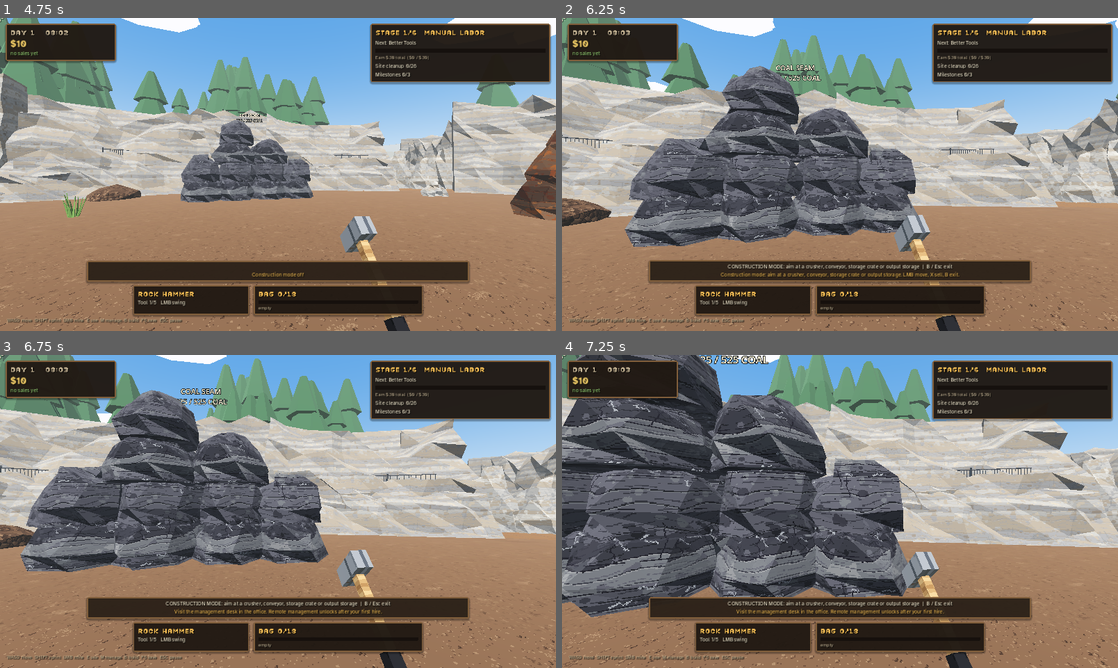
Above: before the commit, frames 1-4 (two rows, left to right).
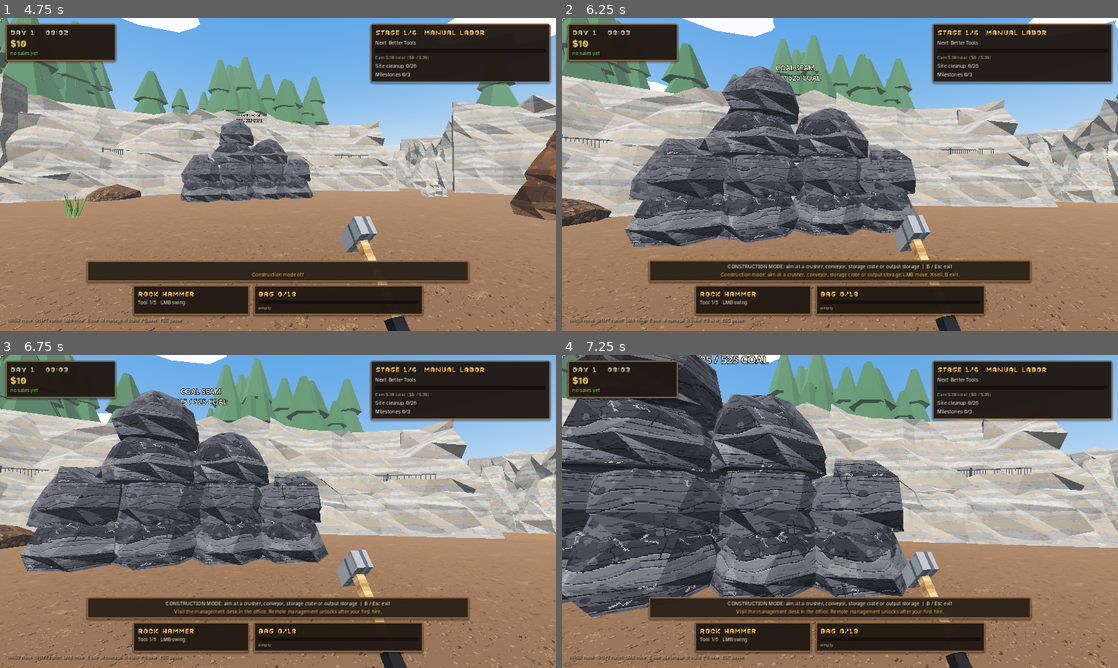
Above: after the commit, the same moments.

Repository: jafetmora79-lab/Quarry-Days
Game: Godot game, scene res://Main.tscn
Two runs of this game, one before a commit and one after it. Both use one fixed random seed, a clock stepped at 60 frames per second and the inputs below.
Inputs (mouse positions are in pixels of both pictures, inside the frame that each line leads up to):
- Up to frame 1 (4.75 s): tap Enter at 0.5 s; move the mouse to (272, 180) at 0.52 s; hold E (interact) 0.53-1.28 s; hold W (move_forward) 0.53-2.78 s; click (272, 180) at 0.67 s; tap Space at 0.77, 1.52, 3.02, 3.77, 4.52 s; tap Shift (sprint) at 0.8, 1.35, 3.05 s; move the mouse to (316, 177) at 1.27 s; tap B at 1.55, 2.1, 3.8 s; move the mouse to (233, 171) at 2.02 s; hold E (interact) 2.03-2.78 s; move the mouse to (283, 174) at 2.77 s; hold A (move_left) 2.78-3.53 s; tap E (interact) at 2.85, 4.55 s; click (283, 174) at 2.92 s; move the mouse to (255, 168) at 3.52 s; hold P (place_machine) 3.53-4.28 s; hold W (move_forward) from 3.53 s (still down); move the mouse to (305, 174) at 4.27 s; tap R (rotate_machine) at 4.35 s
- Up to frame 2 (6.25 s): move the mouse to (812, 174) at 5.02 s; hold Shift (sprint) 5.03-5.78 s; click (812, 174) at 5.17 s; move the mouse to (851, 168) at 5.77 s; release W (move_forward) at 5.78 s; hold D (move_right) from 5.78 s (still down); tap B at 5.85 s; tap Space at 6.02 s
- Up to frame 3 (6.75 s): move the mouse to (272, 517) at 6.52 s; release D (move_right) at 6.53 s; hold W (move_forward) from 6.53 s (still down); hold E (interact) from 6.53 s (still down); tap M at 6.6 s
- Up to frame 4 (7.25 s): keep holding W (move_forward); keep holding E (interact); tap Space at 6.77 s

Frame 1 is identical in both runs. In frame 2, 0.1% of the frame differs, in the area x 0-100%, y 0-100%; in frame 3, less than 0.1%; in frame 4, less than 0.1%.

Commit message:
Service gate: garage back door, delivery drivers, walk-in hires (WIP, delivery test pending)
Co-Authored-By: Claude Sonnet 5.5 <noreply@anthropic.com>
Claude-Session: https://claude.ai/code/session_01BdFm1yVtnu8eVQTLcJwNBQ

Diff:
--- a/scripts/art/quarry_art.gd
+++ b/scripts/art/quarry_art.gd
@@ -432,13 +432,23 @@
 	var z1 := 22.4
 	var cx := (x0 + x1) * 0.5
 	var w := x1 - x0
-	solid("Garage back wall", Vector3(cx, 2.0, z1), Vector3(w, 4.0, 0.25))
+	# The back wall has a big service door (see scripts/delivery.gd): deliveries and new hires come in through it.
+	var dx0: float = QuarryDelivery.DOOR_X - QuarryDelivery.DOOR_W * 0.5
+	var dx1: float = QuarryDelivery.DOOR_X + QuarryDelivery.DOOR_W * 0.5
+	for seg in [[x0, dx0], [dx1, x1]]:
+		var sc: float = (float(seg[0]) + float(seg[1])) * 0.5
+		var sw: float = float(seg[1]) - float(seg[0])
+		solid("Garage back wall", Vector3(sc, 2.0, z1), Vector3(sw, 4.0, 0.25))
+		bx("Corrugated", Vector3(sc, 2.0, z1), Vector3(sw, 4.0, 0.2))
+		bx(M_FOUNDATION, Vector3(sc, 0.2, z1), Vector3(sw + 0.1, 0.4, 0.3))
+	bx("Corrugated", Vector3(QuarryDelivery.DOOR_X, 3.95, z1), Vector3(QuarryDelivery.DOOR_W + 0.4, 0.5, 0.2))   # header over the door
+	for dxp in [dx0 - 0.1, dx1 + 0.1]:
+		bx("SteelGreen", Vector3(dxp, 2.0, z1 + 0.02), Vector3(0.25, 4.0, 0.34))
+	bx("Hazard", Vector3(QuarryDelivery.DOOR_X, 3.65, z1 - 0.12), Vector3(QuarryDelivery.DOOR_W, 0.16, 0.04))
 	solid("Garage wall", Vector3(x0, 2.0, (z0 + z1) * 0.5), Vector3(0.25, 4.0, z1 - z0))
 	solid("Garage wall", Vector3(x1, 2.0, (z0 + z1) * 0.5), Vector3(0.25, 4.0, z1 - z0))
-	bx("Corrugated", Vector3(cx, 2.0, z1), Vector3(w, 4.0, 0.2))
 	bx("Corrugated", Vector3(x0, 2.0, (z0 + z1) * 0.5), Vector3(0.2, 4.0, z1 - z0))
 	bx("Corrugated", Vector3(x1, 2.0, (z0 + z1) * 0.5), Vector3(0.2, 4.0, z1 - z0))
-	bx(M_FOUNDATION, Vector3(cx, 0.2, z1), Vector3(w + 0.1, 0.4, 0.3))
 	for x in [x0, x1]:
 		bx(M_FOUNDATION, Vector3(x, 0.2, (z0 + z1) * 0.5), Vector3(0.3, 0.4, z1 - z0))
 	# steel frame: front columns, I-beam, roof trusses
@@ -457,7 +467,7 @@
 	prop(P_WORKBENCH, Vector3(x0 + 0.55, 0.0, 19.6), PI * 0.5)
 	prop(P_TOOLBOX, Vector3(x0 + 0.5, 0.95, 19.2), PI * 0.5)
 	prop(P_SHELF, Vector3(x0 + 0.4, 0.0, 21.5), PI * 0.5)
-	prop(P_SHELF, Vector3(1.2, 0.0, z1 - 0.4), PI)
+	prop(P_SHELF, Vector3(11.8, 0.0, z1 - 0.4), PI)
 	prop(P_SHELF, Vector3(5.2, 0.0, z1 - 0.4), PI)
 	prop(P_ELEC, Vector3(9.8, 0.0, z1 - 0.35), PI)
 	prop(P_BOXES, Vector3(14.0, 0.0, 21.6), -PI * 0.5)
@@ -466,7 +476,7 @@
 	prop(P_CONE, Vector3(x0 + 1.0, 0.0, 17.2))
 	for k in range(3):                                                                   # oil drums
 		MeshKit.frustum_into(soup("PaintRed" if k != 1 else "SteelGreen"), Vector3(13.7 - 0.6 * (k % 2), 0, 19.0 + 0.62 * k), 0.29, 0.29, 0.88, 8)
-	solid("Garage shelving", Vector3(cx, 0.9, z1 - 0.45), Vector3(w - 0.4, 1.8, 0.6))       # behind the bays
+	solid("Garage shelving", Vector3((dx1 + x1) * 0.5, 0.9, z1 - 0.45), Vector3(x1 - dx1 - 0.4, 1.8, 0.6))       # behind the bays, clear of the door
 	solid("Garage workbench", Vector3(x0 + 0.5, 0.5, 20.2), Vector3(0.75, 1.0, 3.6))
 	solid("Garage drums", Vector3(13.6, 0.45, 19.6), Vector3(0.9, 0.9, 1.9))
 	light(Vector3(cx - 5, 4.0, 19.5), Color(0.9, 0.95, 1.0), 1.2, 9.0)
--- /dev/null
+++ b/scripts/delivery.gd
@@ -0,0 +1,283 @@
+extends Node
+class_name QuarryDelivery
+## The quarry's service gate and garage door. A tunnel mouth in the south ring road opens onto the back of the
+## equipment garage, which has a big roll-up door. New machinery is driven in through it by a delivery driver (an
+## NPC) who parks it in its bay, hops out and walks back out; newly hired workers walk in through the same gate.
+## The door rolls up by itself when anyone (player, driver, vehicle, worker) is close, and closes behind them.
+
+const DOOR_X := 0.5
+const DOOR_Z := 22.4
+const DOOR_W := 5.4
+const DOOR_H := 3.7
+const GATE := Vector3(0.5, 0.05, 28.3)     ## where drivers and new hires step out of the tunnel mouth
+const VEHICLE_SPEED := 3.6
+const WALK_SPEED := 2.4
+
+var game
+var pivot: Node3D
+var body: StaticBody3D
+var open_amount := 0.0
+var jobs: Array = []                        ## active deliveries: {vehicle, driver, slot, stage, wps}
+var reserved: Array = []                    ## bays promised to a delivery in progress
+var delivered := 0                          ## completed deliveries (tests)
+var entered := 0                            ## workers who stepped out of the gate (tests)
+
+func build(main_node) -> void:
+	game = main_node
+	name = "Delivery"
+	game.add_child(self)
+	# the roll-up door: a pivot at the top of the opening that the shutter scales into
+	pivot = Node3D.new()
+	pivot.position = Vector3(DOOR_X, DOOR_H, DOOR_Z)
+	game.world.add_child(pivot)
+	var panel := MeshInstance3D.new()
+	var bm := BoxMesh.new()
+	bm.size = Vector3(DOOR_W, DOOR_H, 0.14)
+	panel.mesh = bm
+	panel.position = Vector3(0, -DOOR_H * 0.5, 0)
+	panel.material_override = MeshKit.mat("Corrugated")
+	pivot.add_child(panel)
+	for k in range(5):
+		var rib := MeshInstance3D.new()
+		var rm := BoxMesh.new()
+		rm.size = Vector3(DOOR_W - 0.1, 0.08, 0.2)
+		rib.mesh = rm
+		rib.position = Vector3(0, -0.4 - 0.7 * k, 0)
+		rib.material_override = MeshKit.flat(Color(0.30, 0.34, 0.32))
+		pivot.add_child(rib)
+	body = StaticBody3D.new()
+	body.name = "Garage door"
+	body.position = Vector3(DOOR_X, DOOR_H * 0.5, DOOR_Z)
+	body.set_meta("nav_skip", true)         # workers path through; the door opens as they come close
+	body.set_meta("art", true)
+	var cs := CollisionShape3D.new()
+	var bs := BoxShape3D.new()
+	bs.size = Vector3(DOOR_W, DOOR_H, 0.25)
+	cs.shape = bs
+	body.add_child(cs)
+	game.world.add_child(body)
+	_build_gate()
+
+## Tunnel mouth in the ring road: stone portal, dark opening, hazard header, sign and a short haul road.
+func _build_gate() -> void:
+	var z := GATE.z + 1.2
+	var stone := MeshKit.mat("RockLimestone")
+	for sx in [-1.0, 1.0]:
+		var post := MeshInstance3D.new()
+		var pm := BoxMesh.new()
+		pm.size = Vector3(1.4, 5.6, 1.8)
+		post.mesh = pm
+		post.position = Vector3(DOOR_X + sx * 4.1, 2.8, z)
+		post.material_override = stone
+		game.world.add_child(post)
+	var lintel := MeshInstance3D.new()
+	var lm := BoxMesh.new()
+	lm.size = Vector3(9.6, 1.3, 1.8)
+	lintel.mesh = lm
+	lintel.position = Vector3(DOOR_X, 5.0, z)
+	lintel.material_override = stone
+	game.world.add_child(lintel)
+	var hole := MeshInstance3D.new()
+	var hm := BoxMesh.new()
+	hm.size = Vector3(6.8, 4.4, 0.3)
+	hole.mesh = hm
+	hole.position = Vector3(DOOR_X, 2.2, z + 0.8)
+	hole.material_override = MeshKit.flat(Color(0.03, 0.03, 0.035))
+	game.world.add_child(hole)
+	var stripe := MeshInstance3D.new()
+	var sm := BoxMesh.new()
+	sm.size = Vector3(6.8, 0.18, 0.1)
+	stripe.mesh = sm
+	stripe.position = Vector3(DOOR_X, 4.4, z - 0.92)
+	stripe.material_override = MeshKit.mat("Hazard")
+	game.world.add_child(stripe)
+	var road := MeshInstance3D.new()
+	var rm := BoxMesh.new()
+	rm.size = Vector3(6.4, 0.03, 7.0)
+	road.mesh = rm
+	road.position = Vector3(DOOR_X, 0.025, 25.6)
+	road.material_override = MeshKit.mat("GroundRoad")
+	game.world.add_child(road)
+	# keep the portal solid except for the opening (so nobody walks around it onto the embankment)
+	for sx in [-1.0, 1.0]:
+		var wall := StaticBody3D.new()
+		wall.name = "Gate post"
+		wall.position = Vector3(DOOR_X + sx * 4.1, 2.8, z)
+		wall.set_meta("nav_skip", false)
+		var c := CollisionShape3D.new()
+		var b := BoxShape3D.new()
+		b.size = Vector3(1.4, 5.6, 1.8)
+		c.shape = b
+		wall.add_child(c)
+		game.world.add_child(wall)
+	var back := StaticBody3D.new()
+	back.name = "Gate back"
+	back.position = Vector3(DOOR_X, 2.2, z + 1.1)
+	var bc := CollisionShape3D.new()
+	var bb := BoxShape3D.new()
+	bb.size = Vector3(9.6, 4.4, 0.4)
+	bc.shape = bb
+	back.add_child(bc)
+	game.world.add_child(back)
+
+## Where a newly hired worker steps out (spread a little so several hires do not stack).
+func gate_point(k := 0) -> Vector3:
+	entered += 1
+	return GATE + Vector3(float(k % 3 - 1) * 0.9, 0.0, -float(k / 3) * 0.9)
+
+func _near_door(p: Vector3, r := 4.6) -> bool:
+	return Vector2(p.x, p.z).distance_to(Vector2(DOOR_X, DOOR_Z)) < r
+
+func _anyone_near() -> bool:
+	if game.driving:
+		if _near_door(game.driving.global_position, 6.0):
+			return true
+	elif game.player and _near_door(game.player.global_position):
+		return true
+	for j in jobs:
+		if _near_door(j["vehicle"].global_position, 6.0):
+			return true
+	for w in game.worker_nodes.values():
+		if _near_door(w.global_position):
+			return true
+	return false
+
+func is_open() -> bool:
+	return open_amount > 0.85
+
+# --------------------------------------------------------------- deliveries
+
+## Called right after fleet.buy: the new machine is put at the tunnel mouth and driven to its bay.
+func start(vehicle_id: int, slot: Vector3) -> bool:
+	var v = game.vehicle_nodes.get(vehicle_id)
+	if v == null:
+		return false
+	reserved.append(slot)
+	v.set_meta("delivering", true)
+	v.collision_layer = 0
+	v.collision_mask = 0
+	v.global_position = Vector3(DOOR_X, 0.05, GATE.z)
+	v.rotation.y = 0.0
+	var wps: Array = [Vector3(DOOR_X, 0.05, 24.8), Vector3(DOOR_X, 0.05, 21.0)]
+	if absf(slot.x - DOOR_X) > 1.2:
+		wps.append(Vector3(slot.x, 0.05, 21.0))
+	wps.append(slot)
+	var driver := _make_driver()
+	v.add_child(driver)
+	driver.position = Vector3(0.0, 1.0, 0.3)
+	jobs.append({"vehicle": v, "driver": driver, "slot": slot, "stage": "drive", "wps": wps, "t": 0.0})
+	return true
+
+func _make_driver() -> Node3D:
+	var d := Node3D.new()
+	d.name = "DeliveryDriver"
+	var vest := MeshKit.flat(Color(0.95, 0.48, 0.10))
+	var pants := MeshKit.flat(Color(0.20, 0.24, 0.32))
+	var skin := MeshKit.flat(Color(0.80, 0.62, 0.48))
+	var hat := MeshKit.flat(Color(0.95, 0.82, 0.15))
+	var parts := [[Vector3(0, 0.45, 0), Vector3(0.5, 0.9, 0.3), pants], [Vector3(0, 1.1, 0), Vector3(0.52, 0.62, 0.32), vest],
+		[Vector3(0, 1.62, 0), Vector3(0.3, 0.3, 0.3), skin], [Vector3(0, 1.84, 0), Vector3(0.36, 0.14, 0.36), hat]]
+	for p in parts:
+		var m := MeshInstance3D.new()
+		var b := BoxMesh.new()
+		b.size = p[1]
+		m.mesh = b
+		m.position = p[0]
+		m.material_override = p[2]
+		d.add_child(m)
+	return d
+
+func _physics_process(delta: float) -> void:
+	var want := 1.0 if _anyone_near() else 0.0
+	open_amount = move_toward(open_amount, want, delta * 0.9)
+	var e := smoothstep(0.0, 1.0, open_amount)
+	pivot.scale.y = lerpf(1.0, 0.06, e)
+	body.get_child(0).disabled = open_amount > 0.7
+	for j in jobs.duplicate():
+		_step_job(j, delta)
+
+func _step_job(j: Dictionary, delta: float) -> void:
+	var v: QuarryVehicle = j["vehicle"]
+	if not is_instance_valid(v):
+		jobs.erase(j)
+		reserved.erase(j["slot"])
+		return
+	match str(j["stage"]):
+		"drive":
+			if v.global_position.z < DOOR_Z + 1.0 and v.global_position.z > DOOR_Z - 1.0 and open_amount < 0.85:
+				v.speed = 0.0                   # waits for the shutter
+				return
+			var wps: Array = j["wps"]
+			var target: Vector3 = wps[0]
+			var to: Vector3 = target - v.global_position
+			to.y = 0.0
+			if to.length() < 0.25:
+				wps.pop_front()
+				if wps.is_empty():
+					v.global_position = j["slot"]
+					v.rotation.y = 0.0
+					v.speed = 0.0
+					_unload_driver(j)
+					return
+				return
+			var want_yaw := atan2(-to.x, -to.z)
+			v.rotation.y = lerp_angle(v.rotation.y, want_yaw, minf(1.0, delta * 3.0))
+			var turn := absf(angle_difference(v.rotation.y, want_yaw))
+			var sp := VEHICLE_SPEED * (0.35 if turn > 0.5 else 1.0)
+			v.speed = sp
+			v.global_position += to.normalized() * minf(sp * delta, to.length())
+		"walk":
+			var d: Node3D = j["driver"]
+			var wps: Array = j["wps"]
+			var target: Vector3 = wps[0]
+			var to: Vector3 = target - d.global_position
+			to.y = 0.0
+			if to.length() < 0.2:
+				wps.pop_front()
+				if wps.is_empty():
+					d.queue_free()
+					_finish(j)
+				return
+			d.rotation.y = atan2(-to.x, -to.z)
+			j["t"] = float(j["t"]) + delta
+			d.global_position += to.normalized() * minf(WALK_SPEED * delta, to.length())
+			d.global_position.y = 0.0 + absf(sin(float(j["t"]) * 7.0)) * 0.05
+
+func _unload_driver(j: Dictionary) -> void:
+	var v: QuarryVehicle = j["vehicle"]
+	var d: Node3D = j["driver"]
+	var from := d.global_position
+	v.remove_child(d)
+	game.add_child(d)
+	d.global_position = v.global_position + Vector3(1.9, 0.0, 0.8)
+	# the vehicle is a normal parked machine from here on
+	v.remove_meta("delivering")
+	v.collision_layer = 8
+	v.collision_mask = 1 | 4 | 8 | 16
+	v.settled_frames = 0
+	v.safe_position = v.global_position
+	v.safe_yaw = 0.0
+	game.nav_dirty = true
+	var slot: Vector3 = j["slot"]
+	j["stage"] = "walk"
+	j["wps"] = [Vector3(minf(slot.x + 2.0, 13.4), 0, 21.0), Vector3(DOOR_X + 0.8, 0, 21.0), Vector3(DOOR_X + 0.8, 0, 24.8), Vector3(DOOR_X, 0, GATE.z + 0.6)]
+	from = from # (kept for clarity: the driver steps out beside the cab)
+
+func _finish(j: Dictionary) -> void:
+	reserved.erase(j["slot"])
+	jobs.erase(j)
+	delivered += 1
+
+## Completes every running delivery at once (machine on its bay, driver gone). Used by tests and when a save is loaded.
+func finish_all() -> void:
+	for j in jobs.duplicate():
+		var v: QuarryVehicle = j["vehicle"]
+		if is_instance_valid(v):
+			v.global_position = j["slot"]
+			v.rotation.y = 0.0
+			v.speed = 0.0
+			if str(j["stage"]) == "drive":
+				_unload_driver(j)
+			if is_instance_valid(j["driver"]):
+				j["driver"].queue_free()
+		_finish(j)
--- a/scripts/main.gd
+++ b/scripts/main.gd
@@ -88,6 +88,7 @@
 var sleep_timer := 0.0
 var _late_day := -1             # day on which the "go home to sleep" hint was shown
 var landscape: QuarryLandscape  # sky, clouds, distant mountains and forest (no collision)
+var delivery: QuarryDelivery    # service gate, garage door, delivery drivers and walk-in hires
 var pit_zone: QuarryPitZone     # Phase 6.3a: the new pit area behind the north-east gate
 var pit_retired: Array = []     # ring pieces retired to make the gate (for tests)
 var cleanup_nodes := {}      # Phase 6.2: weed clumps and rubble heaps still on the site (id -> body)
@@ -151,6 +152,8 @@
 	art.build_environment(self)
 	_carve_hillside_site()
 	_build_pit_zone()
+	delivery = QuarryDelivery.new()
+	delivery.build(self)
 	landscape = LandscapeScript.new()
 	landscape.build(self)
 	_spawn_cleanup()
@@ -2088,7 +2091,7 @@
 			w.position = Vector3(float(p[0]), maxf(0.05, float(p[1])), float(p[2]))
 			w.rotation.y = float(e.get("yaw", 0.0))
 		else:
-			w.position = break_spot(business.employees.find(e)) + Vector3(0, 0.05, 0)
+			w.position = delivery.gate_point(business.employees.find(e)) if delivery else break_spot(business.employees.find(e)) + Vector3(0, 0.05, 0)
 		workers_root.add_child(w)
 		worker_nodes[id] = w
 
@@ -2106,7 +2109,7 @@
 	if business.employees.size() == 1:
 		hud.toast("First employee: " + str(e["name"]), "They'll mine right beside you.", "milestone")
 		_sfx_unlock()
-	return "Hired %s. They will head to the break area, then to work during their shift." % e["name"]
+	return "Hired %s. They walk in through the service gate, then head to work during their shift." % e["name"]
 
 func ui_fire(id: int) -> String:
 	var e := business.employee(id)
@@ -2341,7 +2344,7 @@
 func free_parking_slot() -> Variant:
 	for slot in fleet.cfg.get("parking", []):
 		var pos := Vector3(float(slot[0]), 0.05, float(slot[2]))
-		if _near_vehicle(pos, 3.5):
+		if _near_vehicle(pos, 3.5) or (delivery and delivery.reserved.has(pos)):
 			continue
 		var shape := BoxShape3D.new()
 		shape.size = Vector3(2.6, 1.8, 4.8)
@@ -2354,7 +2357,7 @@
 	return null
 
 func enter_vehicle(v: QuarryVehicle) -> void:
-	if driving or v == null:
+	if driving or v == null or v.has_meta("delivering"):
 		return
 	driving = v
 	v.driven = true
@@ -2602,9 +2605,11 @@
 	var slot = free_parking_slot()
 	if slot == null:
 		return "Equipment parking is blocked - clear a parking bay south of the yard"
-	fleet.buy(type, slot, 0.0)
+	var rec := fleet.buy(type, slot, 0.0)
 	_sync_vehicles()
 	nav_dirty = true
+	if delivery and not rec.is_empty() and delivery.start(int(rec["id"]), slot):
+		return "%s is being driven in through the service door to the equipment parking area." % fleet.spec(type)["title"]
 	return "%s delivered to the equipment parking area." % fleet.spec(type)["title"]
 
 func ui_vehicle_upgrade(key: String) -> String:
--- a/scripts/vehicle.gd
+++ b/scripts/vehicle.gd
@@ -153,6 +153,9 @@
 		speed = move_toward(speed, 0.0, 1.6 * delta) # rolling resistance: heavy, coasts a little
 	var steer_grip := clampf(speed / 2.5, -1.0, 1.0)
 	rotation.y -= steer * float(s["turn"]) * steer_grip * delta
+	if has_meta("delivering"):
+		_animate(delta) # an NPC is driving it into its bay (see scripts/delivery.gd)
+		return
 	var parked := not driven and absf(speed) < 0.01 and is_on_floor() and settled_frames > 5
 	if parked:
 		_animate(delta)
--- /dev/null
+++ b/tests/test_delivery.gd
@@ -0,0 +1,79 @@
+extends SceneTree
+## Service gate: a delivery driver brings new machinery in through the garage door, parks it and walks out;
+## hired workers walk in through the gate.
+##   godot --headless --fixed-fps 60 -s tests/test_delivery.gd
+
+var checks := 0
+var failures := []
+
+func check(c: bool, label: String) -> void:
+	checks += 1
+	if not c:
+		failures.append(label)
+		printerr("FAIL: " + label)
+	else:
+		print("PASS: " + label)
+
+func _initialize() -> void:
+	call_deferred("run")
+
+func frames(n: int, until: Callable = Callable()) -> int:
+	for i in range(n):
+		await physics_frame
+		if until.is_valid() and until.call():
+			return i
+	return n
+
+func run() -> void:
+	var game = load("res://Main.tscn").instantiate()
+	root.add_child(game)
+	await process_frame
+	for i in range(4):
+		await physics_frame
+	game.hud.close_card()
+	await process_frame
+	game.hud.close_card()
+	await process_frame
+	var d: QuarryDelivery = game.delivery
+	check(d != null, "A the world has a delivery service")
+	check(game.get_node_or_null("Delivery") != null, "A built into the scene")
+	game.prog.cleanup["done"] = true
+	game.business.milestones["mechanized"] = true
+	game.prog.stage = game.prog.stage_index("large")
+	game.state.money = 50000
+	var msg: String = game.ui_buy_vehicle("loader")
+	check(msg.ends_with("parking area."), "B buying a loader is accepted: " + msg)
+	check(d.jobs.size() == 1, "B a delivery job started")
+	var v = d.jobs[0]["vehicle"]
+	var slot: Vector3 = d.jobs[0]["slot"]
+	check(v.global_position.z > 27.0, "B the machine starts at the tunnel mouth in the south")
+	check(v.has_meta("delivering") and v.collision_layer == 0, "B it is not drivable while being delivered")
+	check(d.jobs[0]["driver"].get_parent() == v, "B a driver sits in the cab")
+	game.enter_vehicle(v)
+	check(game.driving == null, "B the player cannot get in while it is being delivered")
+	check(game.free_parking_slot() != slot, "B the bay is reserved")
+	var passed_door := false
+	var opened := false
+	for i in range(900):
+		await physics_frame
+		if d.jobs.is_empty():
+			break
+		if absf(v.global_position.z - d.DOOR_Z) < 0.5:
+			passed_door = true
+			opened = opened or d.is_open()
+	check(passed_door and opened, "C the door rolls up before the machine goes through")
+	await frames(240, func(): return d.delivered > 0)
+	check(d.delivered == 1 and d.jobs.is_empty(), "C the driver finished: machine parked, driver gone")
+	check(v.global_position.distance_to(slot) < 0.3 and not v.has_meta("delivering") and v.collision_layer == 8, "C it ended on its bay and is a normal machine again")
+	check(not d.reserved.has(slot), "C the bay is released")
+	await frames(120)
+	check(d.open_amount < 0.2, "C the door closes behind them")
+	check(v.global_position.distance_to(slot) < 0.6 and v.global_position.y < 1.0, "C the machine stays parked (does not fall or drift)")
+	game.enter_vehicle(v)
+	check(game.driving == v, "D the player can now drive it")
+	game.exit_vehicle() if game.has_method("exit_vehicle") else null
+	# hires
+	game.state.money = 50000
+	game.prog.unlocked_features = game.prog.unlocked_features if "unlocked_features" in game.prog else null
+	print("RESULT: %d checks, %d failures" % [checks, failures.size()])
+	quit(1 if failures.size() > 0 else 0)
--- a/tests/test_phase3.gd
+++ b/tests/test_phase3.gd
@@ -196,7 +196,9 @@
 	check(game.business.expansion_unlocked and game.pile_nodes["iron_rubble_east"].visible, "expansion opens its rubble piles")
 	# --- purchase & parking
 	check(game.ui_buy_vehicle("loader").ends_with("parking area."), "front loader bought at the office")
+	game.delivery.finish_all()
 	check(game.ui_buy_vehicle("truck").ends_with("parking area."), "dump truck bought at the office")
+	game.delivery.finish_all()
 	check(game.state.money == 50000 - 7500, "office purchases charge $7,500 in total")
 	var loader = null
 	var truck = null
--- a/tests/test_phase4.gd
+++ b/tests/test_phase4.gd
@@ -186,6 +186,7 @@
 	game.state.money = 50000
 	game.business.milestones["mechanized"] = true
 	check(game.ui_buy_vehicle("loader").ends_with("parking area."), "6 loader delivered into the garage bay")
+	game.delivery.finish_all()
 	var loader = game.vehicle_nodes.values()[0]
 	game.enter_vehicle(loader)
 	await frames(5)
--- a/tests/test_phase5.gd
+++ b/tests/test_phase5.gd
@@ -391,6 +391,7 @@
 	game.business.milestones["mechanized"] = true
 	game.business.milestones["automated"] = true
 	check(game.ui_buy_vehicle("truck").ends_with("parking area."), "5 dump truck bought")
+	game.delivery.finish_all()
 	var truck = game.vehicle_nodes.values()[0]
 	var rec: Dictionary = game.fleet.vehicle(truck.vehicle_id)
 	game.fleet.add_cargo(rec, "limestone", 10)
@@ -509,6 +510,7 @@
 	# a vehicle drives down the ramp
 	game.business.milestones["mechanized"] = true
 	game.ui_buy_vehicle("loader")
+	game.delivery.finish_all()
 	var loader = game.vehicle_nodes.values()[0]
 	loader.global_position = Vector3(-3.5, 0.1, -4.0)
 	loader.rotation.y = 0.0
--- a/tests/test_phase6_3a.gd
+++ b/tests/test_phase6_3a.gd
@@ -101,6 +101,7 @@
 	prog.stage = prog.stage_index("large")
 	game.state.money = 50000
 	game.ui_buy_vehicle("loader")
+	game.delivery.finish_all()
 	check(game.vehicle_nodes.size() > 0, "F a loader can be bought")
 	if game.vehicle_nodes.is_empty():
 		quit(1)
--- a/tests/test_world_polish.gd
+++ b/tests/test_world_polish.gd
@@ -91,6 +91,7 @@
 	prog.stage = prog.stage_index("large")
 	st.money = 50000
 	game.ui_buy_vehicle("loader")
+	game.delivery.finish_all()
 	var v = game.vehicle_nodes.values()[0]
 	v.global_position = Vector3(3.0, 0.1, 19.5)
 	v.rotation.y = 0.0
